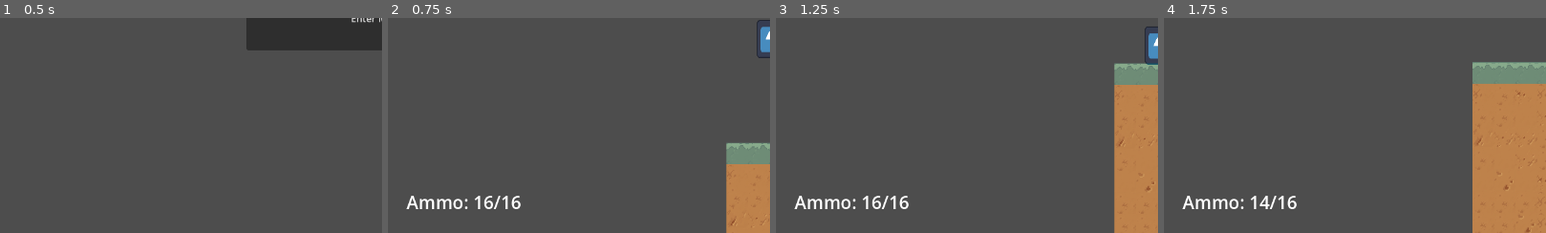
Above: before the commit, frames 1-4 (left to right).
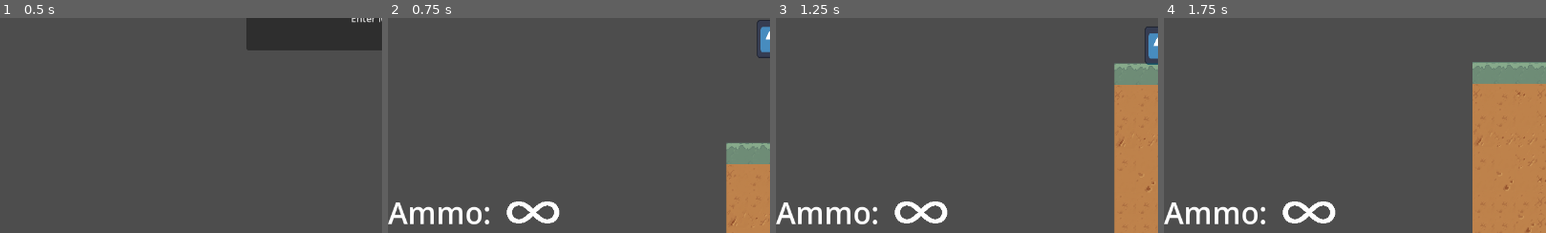
Above: after the commit, the same moments.

Repository: dzfrias/gladiator
Game: Godot game, scene res://scenes/test_scene.tscn
Two runs of this game, one before a commit and one after it. Both use one fixed random seed, a clock stepped at 60 frames per second and the inputs below. The engine's default icon, where the game draws it, is replaced by a stand-in: a white triangle on a blue panel in a dark square.
Inputs (mouse positions are % of the whole screen's width and height, from its top left):
- Up to frame 1 (0.5 s): no input
- Up to frame 2 (0.75 s): click "Enter Mission" at 0.5 s
- Up to frame 3 (1.25 s): no input
- Up to frame 4 (1.75 s): move the mouse to (72, 45) at 1.27 s; press the mouse at (72, 45) at 1.28 s; hold D (right) from 1.28 s (still down); tap Space (jump) at 1.52 s
The pictures show only the part of the screen within x 0-50%, y 50-100%; the shares and areas given below are measured in that part.

Frame 1 is identical in both runs. In frame 2, 2.5% of the frame differs, in the area x 0-45%, y 82-96%; in frame 3, 2.5%; in frame 4, 2.5%.

Commit message:
add infinite ammo ui

Diff:
--- a/resources/pistol.tres
+++ b/resources/pistol.tres
@@ -6,7 +6,7 @@
 script = ExtResource("1_4jv4i")
 damage = 3.0
 reload_time = 1.0
-max_ammo = 16
+max_ammo = -1
 firing_interval = 0.3
 projectile_speed = 600.0
 angle_variance = 0.0
--- a/scenes/player_ui.tscn
+++ b/scenes/player_ui.tscn
@@ -12,21 +12,15 @@
 acid_rain_ui = ExtResource("3_lbnag")
 survival_ui = ExtResource("4_k0q64")
 
-[node name="HBoxContainer" type="HBoxContainer" parent="."]
+[node name="AmmoText" type="RichTextLabel" parent="."]
 anchors_preset = 2
 anchor_top = 1.0
 anchor_bottom = 1.0
-offset_left = 31.0
-offset_top = -73.0
-offset_right = 189.0
-offset_bottom = -31.0
+offset_top = -69.0
+offset_right = 290.0
 grow_vertical = 0
-size_flags_horizontal = 0
-size_flags_vertical = 8
-
-[node name="Ammo" type="Label" parent="HBoxContainer"]
-layout_mode = 2
-theme_override_font_sizes/font_size = 30
-text = "Ammo: 0/0"
-vertical_alignment = 1
+theme_override_font_sizes/normal_font_size = 50
+bbcode_enabled = true
+text = "Ammo:  [img=8,8]assets/infinity_sign.png[/img]"
+autowrap_mode = 0
 script = ExtResource("5_74ny8")
--- a/scripts/player/weapon.gd
+++ b/scripts/player/weapon.gd
@@ -23,7 +23,7 @@
 		fire(_fire_direction)
 
 func fire(direction: Direction):
-	if ammo <= 0 or !can_fire:
+	if ammo == 0 or !can_fire:
 		return
 
 	var projectile = projectile_prefab.instantiate()
@@ -38,7 +38,8 @@
 	projectile.global_position = global_position
 	get_tree().current_scene.add_child(projectile)
 
-	ammo -= 1
+	if ammo > 0:
+		ammo -= 1
 	on_ammo_changed.emit(ammo, weapon_stats.max_ammo)
 	if ammo == 0 and auto_reload:
 		reload()
--- a/scripts/ui/ammo_ui.gd
+++ b/scripts/ui/ammo_ui.gd
@@ -1,12 +1,17 @@
-extends Label
+extends RichTextLabel
 
 var weapon
+
+var infinite_ammo_text = "Ammo:  [img=8,8]assets/infinity_sign.png[/img]"
 
 func _ready() -> void:
 	var item = Player.Instance.get_current_item()
 	if item is Weapon:
 		weapon = item as Weapon
-		text = "Ammo: " + str(weapon.ammo) + "/" + str(weapon.weapon_stats.max_ammo)
+		if weapon.weapon_stats.max_ammo == -1:
+			text = infinite_ammo_text
+		else:
+			text = "Ammo: " + str(weapon.ammo) + "/" + str(weapon.weapon_stats.max_ammo)
 		weapon.on_ammo_changed.connect(_on_ammo_changed)
 	else:
 		hide()
@@ -18,14 +23,19 @@
 		if weapon:
 			weapon.on_ammo_changed.disconnect(_on_ammo_changed)
 		weapon = current_item as Weapon
-		text = "Ammo: " + str(weapon.ammo) + "/" + str(weapon.weapon_stats.max_ammo)
+		if weapon.weapon_stats.max_ammo == -1:
+			text = infinite_ammo_text
+		else:
+			text = "Ammo: " + str(weapon.ammo) + "/" + str(weapon.weapon_stats.max_ammo)
 		weapon.on_ammo_changed.connect(_on_ammo_changed)
 	else:
 		if weapon:
 			weapon.on_ammo_changed.disconnect(_on_ammo_changed)
 		weapon = null
-		print("HIDE")
 		hide()
 
 func _on_ammo_changed(ammo: int, max_ammo: int) -> void:
-	text = "Ammo: " + str(ammo) + "/" + str(max_ammo)
+	if weapon.weapon_stats.max_ammo == -1:
+		text = infinite_ammo_text
+	else:
+		text = "Ammo: " + str(weapon.ammo) + "/" + str(weapon.weapon_stats.max_ammo)
Binary file added: assets/infinity_sign.png
Not shown, added: assets/infinity_sign.png.import
